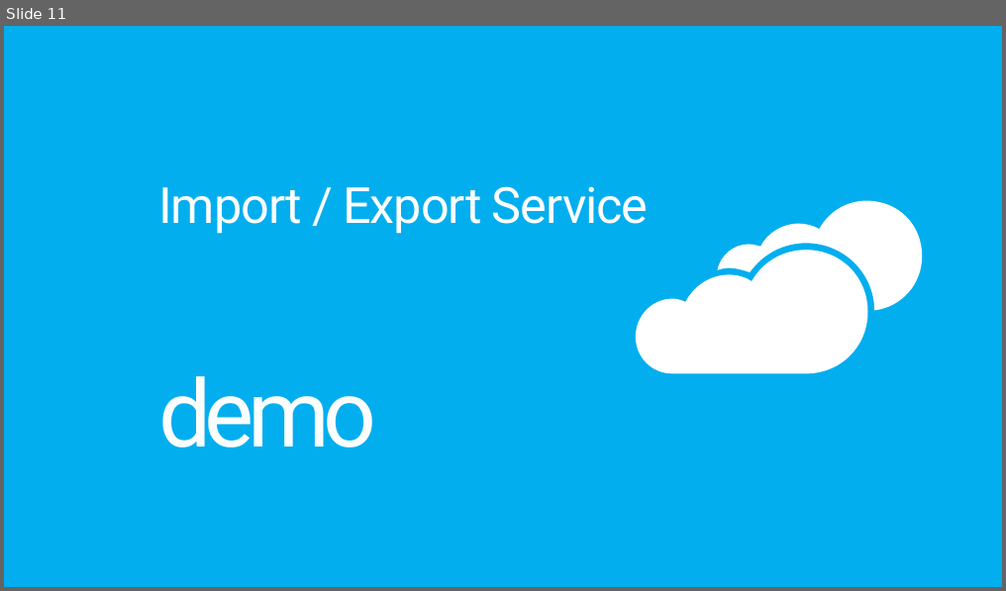
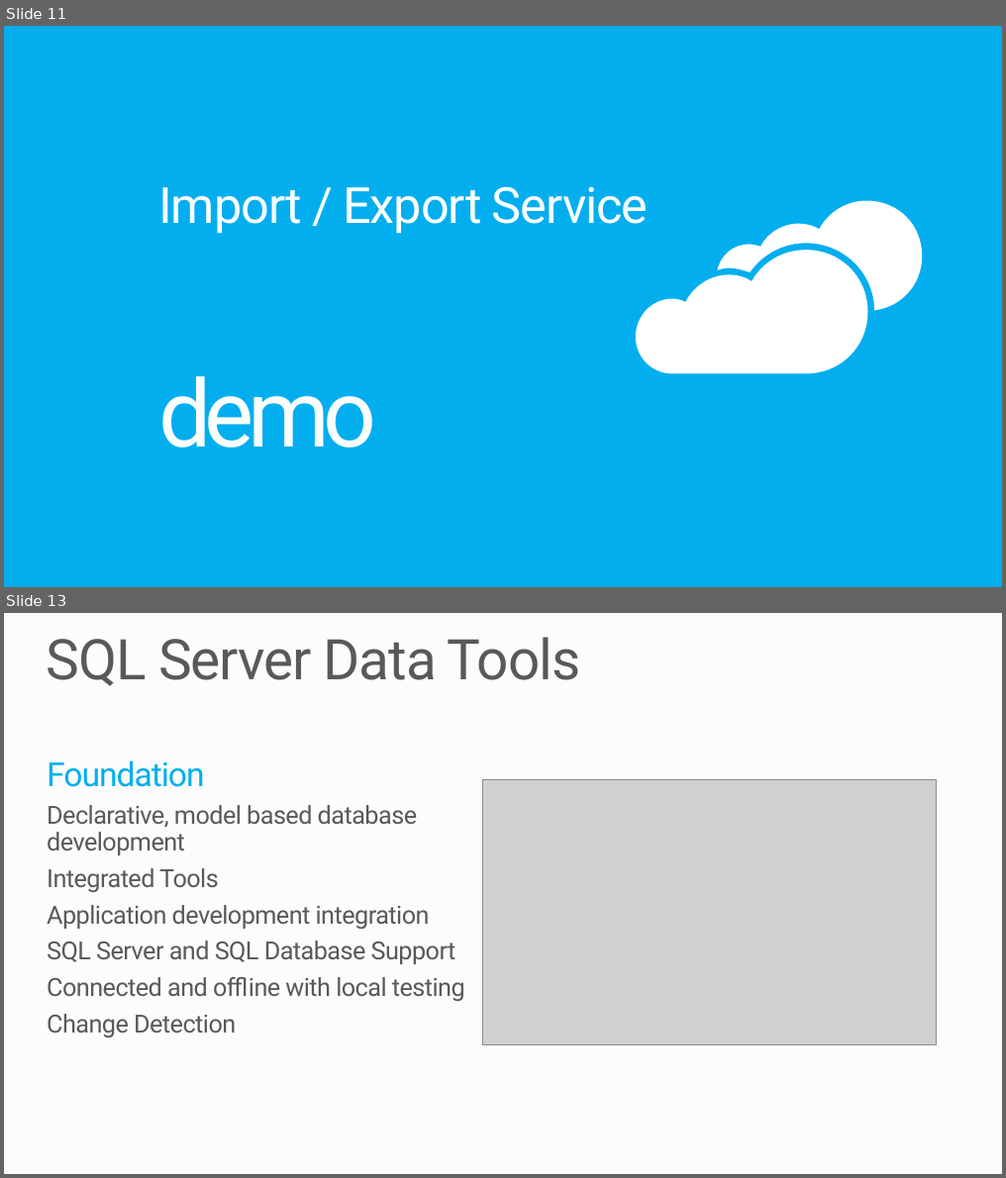
Before and after one commit to tanleittl/PRESENTATION-SQLDatabaseMigration, a slide deck: SQLDatabaseMigration.pptx. Shown one above the other, each under a label of ours: slide 11 before the commit, slides 11 and 13 after it; the slides between them are not shown. The pictures are 1006x591 and 1006x1178 pixels, drawn with LibreOffice and Linux fonts; fonts in the diff are those of the drawing; grey boxes stand for pictures; background and template pictures are left out. Boxes give left, top, right and bottom in pixels: in the first picture for what was removed or moved away, otherwise in the second. Text is boxed around its words. In the diff, an @@ line names an element or a change of style, - is before the commit and + after.

```diff
--- a/SQLDatabaseMigration.pptx
+++ b/SQLDatabaseMigration.pptx
@@ slide 13 added at box(4, 613, 1002, 1174), background #FCFCFC @@
@@ title added at box(47, 637, 581, 686), 54 pt, text #595959 @@
+SQL Server Data Tools
@@ text added at box(47, 761, 465, 1038), 24 pt, text #595959 @@
+Foundation
+Declarative, model based database development
+Integrated Tools
+Application development integration
+SQL Server and SQL Database Support
+Connected and offline with local testing
+Change Detection
@@ picture added at box(482, 780, 936, 1046) @@
```
Also in this commit, not shown: 7 slides changed, 4 other slides added, 6 slides removed.
